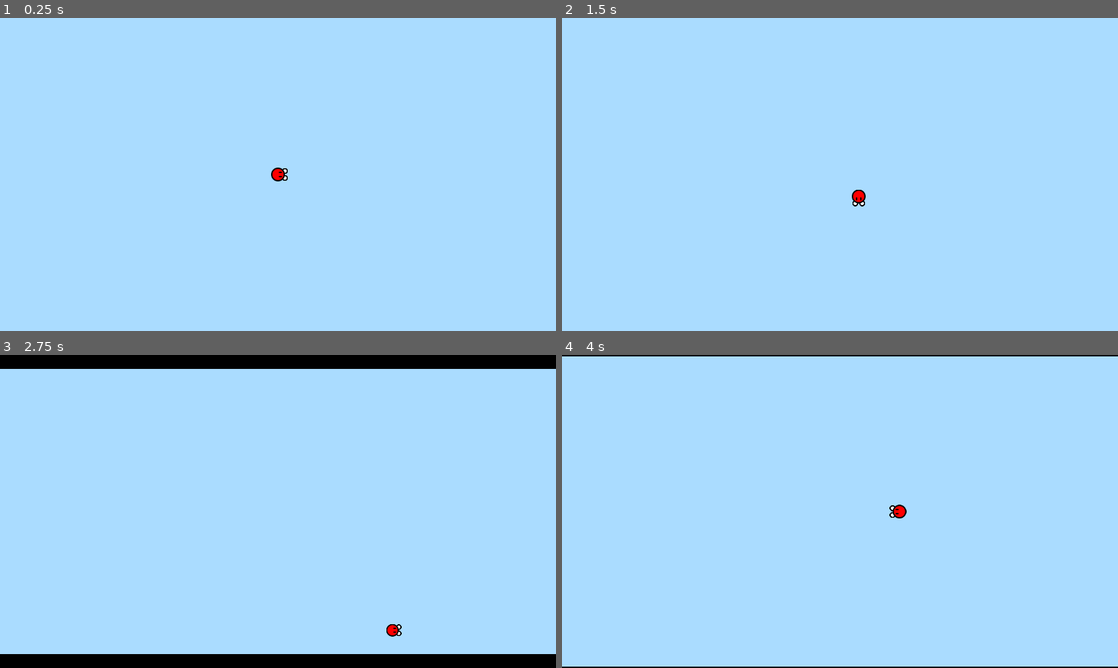
Above: before the commit, frames 1-4 (two rows, left to right).
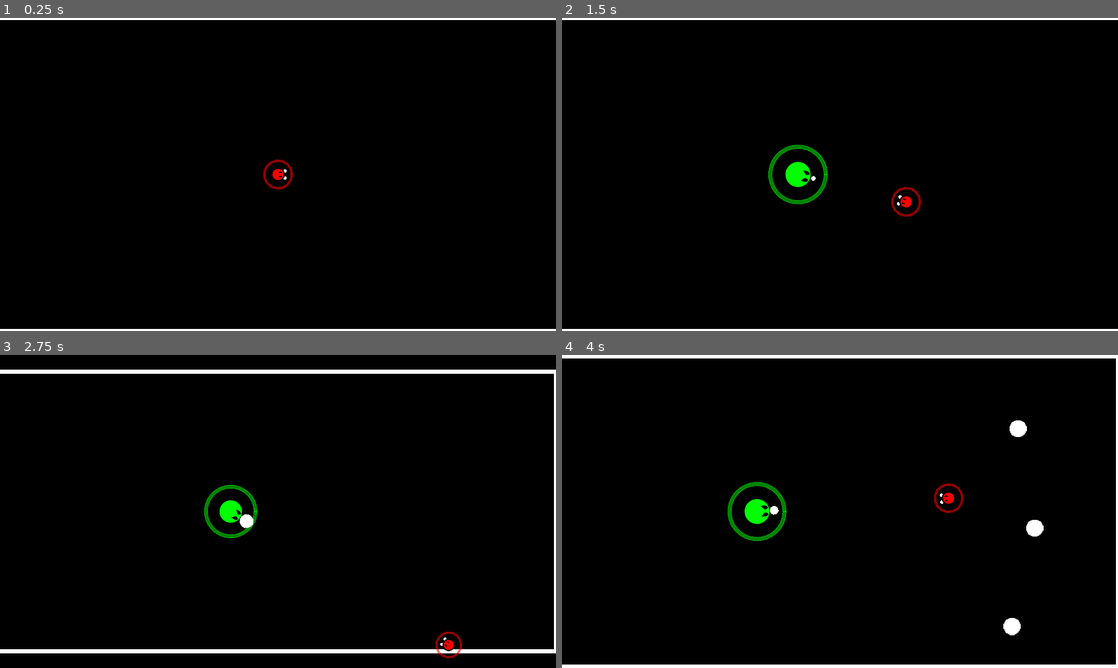
Above: after the commit, the same moments.

Repository: AtomicShr00m/PPKO
Game: Godot game, scene res://Rooms/Stage.tscn
The game is run twice, just before and just after one commit, with the same random seed, the same clock (stepped at 60 frames per second) and the same inputs.
Inputs:
- Up to frame 1 (0.25 s): no input
- Up to frame 2 (1.5 s): tap Enter at 0.5 s; hold Right (ui_right) 0.53-1.28 s; hold Down (ui_down) from 1.28 s (still down)
- Up to frame 3 (2.75 s): release Down (ui_down) at 2.03 s; hold Right (ui_right) from 2.03 s (still down)
- Up to frame 4 (4 s): release Right (ui_right) at 2.78 s; hold Up (ui_up) 2.78-3.53 s; hold Left (ui_left) from 3.53 s (still down)

The runs differ from the first frame. In frame 1, 100% of the frame differs, in the area x 0-100%, y 0-100%; in frame 2, 100%; in frame 3, 91%; in frame 4, 100%.

Commit message:
Stage, Player and Enemy Update
Added dashes, enemy animations, hit signs and stage reskin.

Diff:
--- /dev/null
+++ b/Misc/HealthBar.gd
@@ -0,0 +1,18 @@
+extends Node2D
+
+var value:=100.0
+export var size:=48
+export var theme:Color
+var val_tween:SceneTreeTween
+
+func _draw():
+	draw_arc(Vector2.ZERO,size,0,TAU*(value/100),int(size/2.0),theme,size/8.0,true)
+
+func update_value(new_val):
+	var tween=create_tween()
+	val_tween=tween
+	tween.tween_property(self,"value",new_val,0.5).set_trans(Tween.TRANS_BOUNCE)
+
+func _physics_process(_delta):
+	if is_instance_valid(val_tween):
+		update()
--- a/Objects/Enemies/Boomer.gd
+++ b/Objects/Enemies/Boomer.gd
@@ -1,5 +1,6 @@
 extends KinematicBody2D
 
+var atk_num:=7
 var health:=100.0
 var motion:Vector2
 
@@ -8,27 +9,40 @@
 const ACCEL=10.0
 
 var target:Node2D
+var is_safe:=false
 onready var sprite = $Sprite
 onready var anim = $AnimationPlayer
 onready var blast_spawn = $Sprite/BlastSpawn
 onready var blastScn = preload("res://Objects/Enemies/Blast.tscn")
+onready var health_bar = $HealthBar
 
 func _ready():
 	choose_shot()
 
 func shoot(charged:=false):
-	for n in 4:
+	for n in atk_num:
 		var blast=blastScn.instance()
 		blast.position=blast_spawn.global_position
-		blast.dir=Vector2(1,0).rotated(sprite.rotation).rotated(rand_range(-PI/4,PI/4))
+		var aim=Vector2.RIGHT.rotated(sprite.rotation)
+		var turn=n-int(atk_num/2.0)
+		blast.dir=aim.rotated(turn * (PI/8))
 		blast.scale=Vector2.ONE*(int(charged) + 1)
 		get_parent().add_child(blast)
 
 func hit(dmg,from):
-	health-=dmg
-	if health<=0:
-		queue_free()
-	motion=from*400
+	if !is_safe:
+		health-=dmg
+		if health<=0:
+			queue_free()
+		else:
+			is_safe=true
+			motion=from*500
+			health_bar.update_value(health)
+			var tween=create_tween()
+			tween.tween_property(sprite.material,"shader_param/fade",1.0,0.25)
+			tween.tween_property(sprite.material,"shader_param/fade",0.0,0.25)
+			yield(tween,"finished")
+			is_safe=false
 
 func _physics_process(delta):
 	var dir:=Vector2.ZERO
--- a/Objects/Enemies/Boomer.tscn
+++ b/Objects/Enemies/Boomer.tscn
@@ -1,21 +1,172 @@
-[gd_scene load_steps=7 format=2]
+[gd_scene load_steps=12 format=2]
 
 [ext_resource path="res://Sprites/enemy.png" type="Texture" id=1]
 [ext_resource path="res://Objects/Enemies/Boomer.gd" type="Script" id=2]
+[ext_resource path="res://Misc/HealthBar.gd" type="Script" id=3]
+[ext_resource path="res://Sprites/bullet1.png" type="Texture" id=4]
 
 [sub_resource type="CircleShape2D" id=1]
 radius = 32.0
+
+[sub_resource type="Shader" id=5]
+code = "shader_type canvas_item;
+
+uniform float fade:hint_range(0.0, 1.0);
+
+void fragment(){
+	COLOR=texture(TEXTURE,UV);
+	COLOR.rgb=mix(COLOR.rgb,vec3(1.0),fade);
+}"
+
+[sub_resource type="ShaderMaterial" id=6]
+shader = SubResource( 5 )
+shader_param/fade = 0.0
 
 [sub_resource type="Animation" id=2]
 resource_name = "Charged"
 length = 2.0
+tracks/0/type = "value"
+tracks/0/path = NodePath("Sprite/BlastSpawn:position")
+tracks/0/interp = 1
+tracks/0/loop_wrap = true
+tracks/0/imported = false
+tracks/0/enabled = true
+tracks/0/keys = {
+"times": PoolRealArray( 0, 2 ),
+"transitions": PoolRealArray( 1, 1 ),
+"update": 0,
+"values": [ Vector2( 32, 0 ), Vector2( 50, 0 ) ]
+}
+tracks/1/type = "value"
+tracks/1/path = NodePath("Sprite/BlastSpawn:scale")
+tracks/1/interp = 1
+tracks/1/loop_wrap = true
+tracks/1/imported = false
+tracks/1/enabled = true
+tracks/1/keys = {
+"times": PoolRealArray( 0, 2 ),
+"transitions": PoolRealArray( 1, 1 ),
+"update": 0,
+"values": [ Vector2( 0, 0 ), Vector2( 2, 2 ) ]
+}
+
+[sub_resource type="Animation" id=7]
+length = 0.001
+tracks/0/type = "value"
+tracks/0/path = NodePath("Sprite/BlastSpawn:position")
+tracks/0/interp = 1
+tracks/0/loop_wrap = true
+tracks/0/imported = false
+tracks/0/enabled = true
+tracks/0/keys = {
+"times": PoolRealArray( 0 ),
+"transitions": PoolRealArray( 1 ),
+"update": 0,
+"values": [ Vector2( 32, 0 ) ]
+}
+tracks/1/type = "value"
+tracks/1/path = NodePath("Sprite/BlastSpawn:scale")
+tracks/1/interp = 1
+tracks/1/loop_wrap = true
+tracks/1/imported = false
+tracks/1/enabled = true
+tracks/1/keys = {
+"times": PoolRealArray( 0 ),
+"transitions": PoolRealArray( 1 ),
+"update": 0,
+"values": [ Vector2( 0, 0 ) ]
+}
+tracks/2/type = "value"
+tracks/2/path = NodePath("Sprite/BlastSpawn:visible")
+tracks/2/interp = 1
+tracks/2/loop_wrap = true
+tracks/2/imported = false
+tracks/2/enabled = true
+tracks/2/keys = {
+"times": PoolRealArray( 0 ),
+"transitions": PoolRealArray( 1 ),
+"update": 1,
+"values": [ true ]
+}
+tracks/3/type = "value"
+tracks/3/path = NodePath("Sprite/BlastSpawn:modulate")
+tracks/3/interp = 1
+tracks/3/loop_wrap = true
+tracks/3/imported = false
+tracks/3/enabled = true
+tracks/3/keys = {
+"times": PoolRealArray( 0 ),
+"transitions": PoolRealArray( 1 ),
+"update": 0,
+"values": [ Color( 1, 1, 1, 1 ) ]
+}
 
 [sub_resource type="Animation" id=3]
 resource_name = "Regular"
+tracks/0/type = "value"
+tracks/0/path = NodePath("Sprite/BlastSpawn:position")
+tracks/0/interp = 1
+tracks/0/loop_wrap = true
+tracks/0/imported = false
+tracks/0/enabled = true
+tracks/0/keys = {
+"times": PoolRealArray( 0, 1 ),
+"transitions": PoolRealArray( 1, 1 ),
+"update": 0,
+"values": [ Vector2( 32, 0 ), Vector2( 40, 0 ) ]
+}
+tracks/1/type = "value"
+tracks/1/path = NodePath("Sprite/BlastSpawn:scale")
+tracks/1/interp = 1
+tracks/1/loop_wrap = true
+tracks/1/imported = false
+tracks/1/enabled = true
+tracks/1/keys = {
+"times": PoolRealArray( 0, 1 ),
+"transitions": PoolRealArray( 1, 1 ),
+"update": 0,
+"values": [ Vector2( 0, 0 ), Vector2( 1, 1 ) ]
+}
 
 [sub_resource type="Animation" id=4]
 resource_name = "Triple"
 length = 2.0
+tracks/0/type = "value"
+tracks/0/path = NodePath("Sprite/BlastSpawn:position")
+tracks/0/interp = 1
+tracks/0/loop_wrap = true
+tracks/0/imported = false
+tracks/0/enabled = true
+tracks/0/keys = {
+"times": PoolRealArray( 0, 0.5 ),
+"transitions": PoolRealArray( 1, 1 ),
+"update": 0,
+"values": [ Vector2( 32, 0 ), Vector2( 40, 0 ) ]
+}
+tracks/1/type = "value"
+tracks/1/path = NodePath("Sprite/BlastSpawn:scale")
+tracks/1/interp = 1
+tracks/1/loop_wrap = true
+tracks/1/imported = false
+tracks/1/enabled = true
+tracks/1/keys = {
+"times": PoolRealArray( 0, 0.5 ),
+"transitions": PoolRealArray( 1, 1 ),
+"update": 0,
+"values": [ Vector2( 1e-05, 1e-05 ), Vector2( 1, 1 ) ]
+}
+tracks/2/type = "value"
+tracks/2/path = NodePath("Sprite/BlastSpawn:modulate")
+tracks/2/interp = 1
+tracks/2/loop_wrap = true
+tracks/2/imported = false
+tracks/2/enabled = true
+tracks/2/keys = {
+"times": PoolRealArray( 0, 0.8, 1, 1.2, 1.4, 1.6, 1.8, 2 ),
+"transitions": PoolRealArray( 1, 1, 1, 1, 1, 1, 1, 1 ),
+"update": 0,
+"values": [ Color( 1, 1, 1, 1 ), Color( 1, 1, 1, 1 ), Color( 1, 1, 1, 0 ), Color( 1, 1, 1, 1 ), Color( 1, 1, 1, 0 ), Color( 1, 1, 1, 1 ), Color( 1, 1, 1, 0 ), Color( 1, 1, 1, 1 ) ]
+}
 
 [node name="Boomer" type="KinematicBody2D" groups=["hittables"]]
 collision_layer = 2
@@ -25,14 +176,25 @@
 shape = SubResource( 1 )
 
 [node name="Sprite" type="Sprite" parent="."]
+material = SubResource( 6 )
 texture = ExtResource( 1 )
 
-[node name="BlastSpawn" type="Position2D" parent="Sprite"]
+[node name="BlastSpawn" type="Sprite" parent="Sprite"]
 position = Vector2( 32, 0 )
+scale = Vector2( 1e-05, 1e-05 )
+texture = ExtResource( 4 )
 
 [node name="AnimationPlayer" type="AnimationPlayer" parent="."]
 anims/Charged = SubResource( 2 )
+anims/RESET = SubResource( 7 )
 anims/Regular = SubResource( 3 )
 anims/Triple = SubResource( 4 )
 
+[node name="HealthBar" type="Node2D" parent="."]
+modulate = Color( 1, 1, 1, 0.5 )
+z_index = -2
+script = ExtResource( 3 )
+size = 64
+theme = Color( 0, 1, 0, 1 )
+
 [connection signal="animation_finished" from="AnimationPlayer" to="." method="_on_shoot_animation_finished"]
--- a/Objects/Player/Puncher.gd
+++ b/Objects/Player/Puncher.gd
@@ -4,34 +4,78 @@
 var atk_power:=10.0
 
 const ACCEL=10.0
-const SPEED=400.0
+const SPEED=500.0
 const FRICTION=7.0
 
+const DASH_DIRS={"ui_left":Vector2.LEFT,"ui_right":Vector2.RIGHT,"ui_up":Vector2.UP,
+"ui_down":Vector2.DOWN}
+var dash_key:=''
+var dash_time:=0.15
+var is_dashing:=false
+const DASH_SPEED=1000
+
 var target:Node2D
+var is_safe:=false
+var dir:Vector2
 var motion:Vector2
 onready var sprite = $Sprite
 onready var anim = $AnimationPlayer
 onready var punch_check = $PunchCheck
+onready var health_bar = $HealthBar
+onready var dash_key_timer = $DashKeyTimer
 
 func hit(dmg,from):
-	health-=dmg
-	if health<=0:
-		queue_free()
-		get_tree().paused=true
-	motion=from*400
+	if !is_safe:
+		health-=dmg
+		if health<=0:
+			queue_free()
+			get_tree().paused=true
+		else:
+			is_safe=true
+			motion=from*500
+			health_bar.update_value(health)
+			var tween=create_tween()
+			tween.tween_property(sprite.material,"shader_param/fade",1.0,0.25)
+			tween.tween_property(sprite.material,"shader_param/fade",0.0,0.25)
+			yield(tween,"finished")
+			is_safe=false
 
-func _physics_process(delta):
-	var dir=Input.get_vector("ui_left","ui_right","ui_up","ui_down")
+func handle_movement(delta):
+	dir=Input.get_vector("ui_left","ui_right","ui_up","ui_down")
+	if dir==Vector2.ZERO:
+		motion=lerp(motion,Vector2.ZERO,FRICTION*delta)
+	else:
+		motion=lerp(motion,dir*SPEED,ACCEL*delta)
+
+func handle_dashing():
+	for key in DASH_DIRS:
+		if Input.is_action_just_pressed(key):
+			if dash_key_timer.is_stopped():
+				dash_key=key
+				dash_key_timer.start()
+			elif dash_key==key:
+				dash_key_timer.stop()
+				dash_key=''
+				motion=DASH_DIRS[key]*DASH_SPEED
+				is_dashing=true
+				var timer=create_tween().tween_interval(dash_time)
+				yield(timer,"finished")
+				is_dashing=false
+
+func handle_aiming():
 	if is_instance_valid(target):
 		if punch_check.overlaps_body(target):
 			anim.play("Punch")
 		sprite.look_at(target.position)
 	elif dir!=Vector2.ZERO:
 		sprite.rotation=dir.angle()
-	if dir==Vector2.ZERO:
-		motion=lerp(motion,Vector2.ZERO,FRICTION*delta)
-	else:
-		motion=lerp(motion,dir*SPEED,ACCEL*delta)
+
+func _physics_process(delta):
+	if !is_dashing:
+		handle_movement(delta)
+		handle_aiming()
+		handle_dashing()
+
 	motion=move_and_slide(motion)
 
 func _on_HurtBox_body_entered(body):
--- a/Objects/Player/Puncher.tscn
+++ b/Objects/Player/Puncher.tscn
@@ -1,13 +1,31 @@
-[gd_scene load_steps=9 format=2]
+[gd_scene load_steps=12 format=2]
 
 [ext_resource path="res://Sprites/player.png" type="Texture" id=1]
 [ext_resource path="res://Objects/Player/Puncher.gd" type="Script" id=2]
 [ext_resource path="res://Sprites/fist.png" type="Texture" id=3]
+[ext_resource path="res://Misc/HealthBar.gd" type="Script" id=4]
 
 [sub_resource type="CircleShape2D" id=1]
 radius = 16.0
 
+[sub_resource type="Shader" id=6]
+code = "shader_type canvas_item;
+
+uniform float fade:hint_range(0.0, 1.0);
+
+void fragment(){
+	COLOR=texture(TEXTURE,UV);
+	COLOR.rgb=mix(COLOR.rgb,vec3(1.0),fade);
+}"
+
+[sub_resource type="ShaderMaterial" id=7]
+shader = SubResource( 6 )
+shader_param/fade = 0.0
+
 [sub_resource type="RectangleShape2D" id=2]
+
+[sub_resource type="CircleShape2D" id=5]
+radius = 32.0
 
 [sub_resource type="Animation" id=3]
 resource_name = "Punch"
@@ -88,9 +106,6 @@
 "values": [ true ]
 }
 
-[sub_resource type="CircleShape2D" id=5]
-radius = 32.0
-
 [node name="Puncher" type="KinematicBody2D" groups=["hittables"]]
 collision_mask = 2
 script = ExtResource( 2 )
@@ -99,14 +114,17 @@
 shape = SubResource( 1 )
 
 [node name="Sprite" type="Sprite" parent="."]
+material = SubResource( 7 )
 texture = ExtResource( 1 )
 
 [node name="FistL" type="Sprite" parent="Sprite"]
+use_parent_material = true
 position = Vector2( 16, -8 )
 z_index = -1
 texture = ExtResource( 3 )
 
 [node name="FistR" type="Sprite" parent="Sprite"]
+use_parent_material = true
 position = Vector2( 16, 8 )
 z_index = -1
 texture = ExtResource( 3 )
@@ -120,9 +138,12 @@
 shape = SubResource( 2 )
 disabled = true
 
-[node name="AnimationPlayer" type="AnimationPlayer" parent="."]
-anims/Punch = SubResource( 3 )
-anims/RESET = SubResource( 4 )
+[node name="HealthBar" type="Node2D" parent="."]
+modulate = Color( 1, 1, 1, 0.5 )
+z_index = -2
+script = ExtResource( 4 )
+size = 32
+theme = Color( 1, 0, 0, 1 )
 
 [node name="PunchCheck" type="Area2D" parent="."]
 collision_layer = 0
@@ -131,4 +152,13 @@
 [node name="CollisionShape2D" type="CollisionShape2D" parent="PunchCheck"]
 shape = SubResource( 5 )
 
+[node name="AnimationPlayer" type="AnimationPlayer" parent="."]
+anims/Punch = SubResource( 3 )
+anims/RESET = SubResource( 4 )
+
+[node name="DashKeyTimer" type="Timer" parent="."]
+process_mode = 0
+wait_time = 0.25
+one_shot = true
+
 [connection signal="body_entered" from="Sprite/HurtBox" to="." method="_on_HurtBox_body_entered"]
--- a/Rooms/Stage.tscn
+++ b/Rooms/Stage.tscn
@@ -47,7 +47,7 @@
 
 [node name="Background" type="Polygon2D" parent="."]
 z_index = -100
-color = Color( 0.666667, 0.862745, 1, 1 )
+color = Color( 0, 0, 0, 1 )
 polygon = PoolVector2Array( -960, -360, 960, -360, 960, 360, -960, 360 )
 
 [node name="Blackout" type="Polygon2D" parent="Background"]
@@ -57,9 +57,14 @@
 invert_border = 200.0
 polygon = PoolVector2Array( -960, -360, 960, -360, 960, 360, -960, 360 )
 
+[node name="Outline" type="Line2D" parent="Background"]
+points = PoolVector2Array( -960, -360, 960, -360, 960, 360, -960, 360, -960, -360 )
+default_color = Color( 1, 1, 1, 1 )
+begin_cap_mode = 1
+end_cap_mode = 1
+
 [node name="SpawnTimer" type="Timer" parent="."]
 process_mode = 0
-wait_time = 5.0
 one_shot = true
 autostart = true
 
Binary file changed: Sprites/bullet1.png
Not shown, added: Sprites/bullet1.png~
Not shown, changed: Sprites/bullets.kra
Not shown, added: Sprites/bullets.kra~
